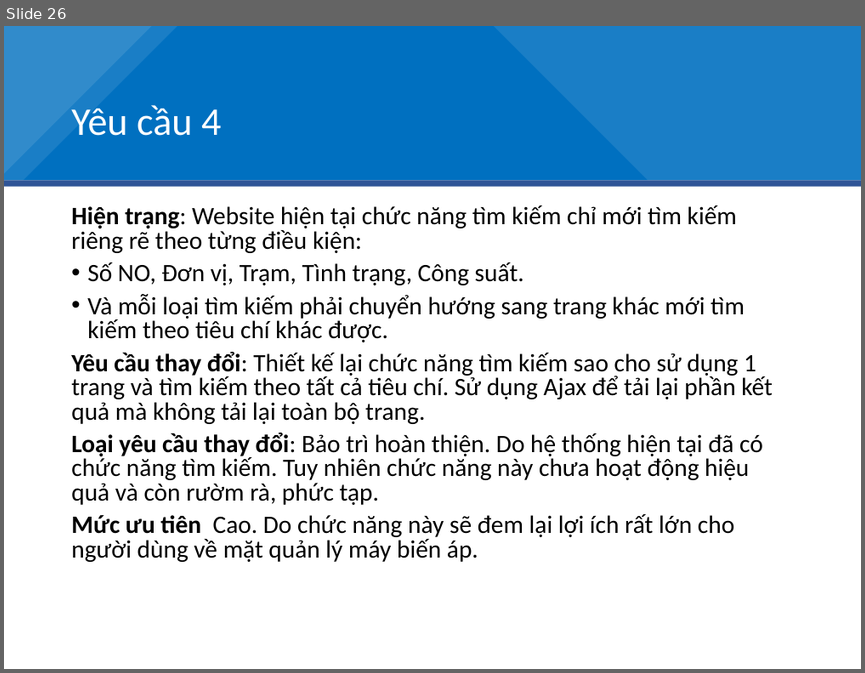
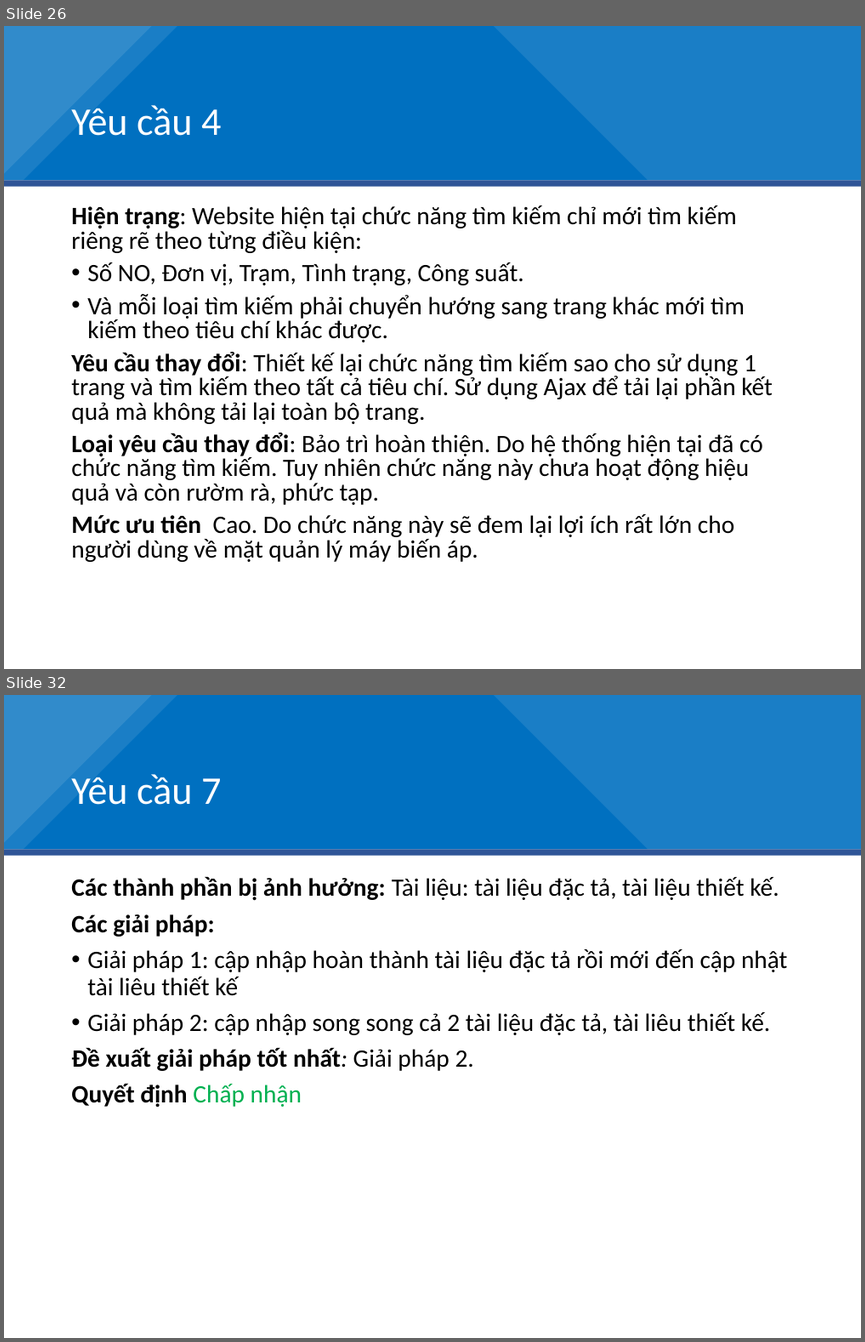
Before and after one commit to duduct/BaoTriPhanMem, a slide deck: BaiTap2/BT01_BT2_Slide.pptx. Shown one above the other, each under a label of ours: slide 26 before the commit, slides 26 and 32 after it; the slides between them are not shown. The pictures are 865x673 and 865x1342 pixels, drawn with LibreOffice and Linux fonts; fonts in the diff are those of the drawing. Boxes give left, top, right and bottom in pixels: in the first picture for what was removed or moved away, otherwise in the second. Text is boxed around its words. In the diff, an @@ line names an element or a change of style, - is before the commit and + after.

Commit message:
Cập nhật slide báo cáo
Yêu cầu 6->13,  chính tả phân tích sự tác động.

```diff
--- a/BaiTap2/BT01_BT2_Slide.pptx
+++ b/BaiTap2/BT01_BT2_Slide.pptx
@@ slide 32 added at (4,695,861,1338), background #FFFFFF; not listed: 5 template elements that a slide beside it also shows @@
@@ title added at (71,771,221,805), 33 pt, text #FFFFFF @@
+Yêu cầu 7
@@ text added at (71,877,788,1107), 21 pt, text #000000 @@
+Các thành phần bị ảnh hưởng: Tài liệu: tài liệu đặc tả, tài liệu thiết kế.
+Các giải pháp:
+• Giải pháp 1: cập nhập hoàn thành tài liệu đặc tả rồi mới đến cập nhật tài liêu thiết kế
+• Giải pháp 2: cập nhập song song cả 2 tài liệu đặc tả, tài liêu thiết kế.
+Đề xuất giải pháp tốt nhất: Giải pháp 2.
+Quyết định Chấp nhận
```
Also in this commit, not shown: 1 slide changed, 16 other slides added, 1 other file.
